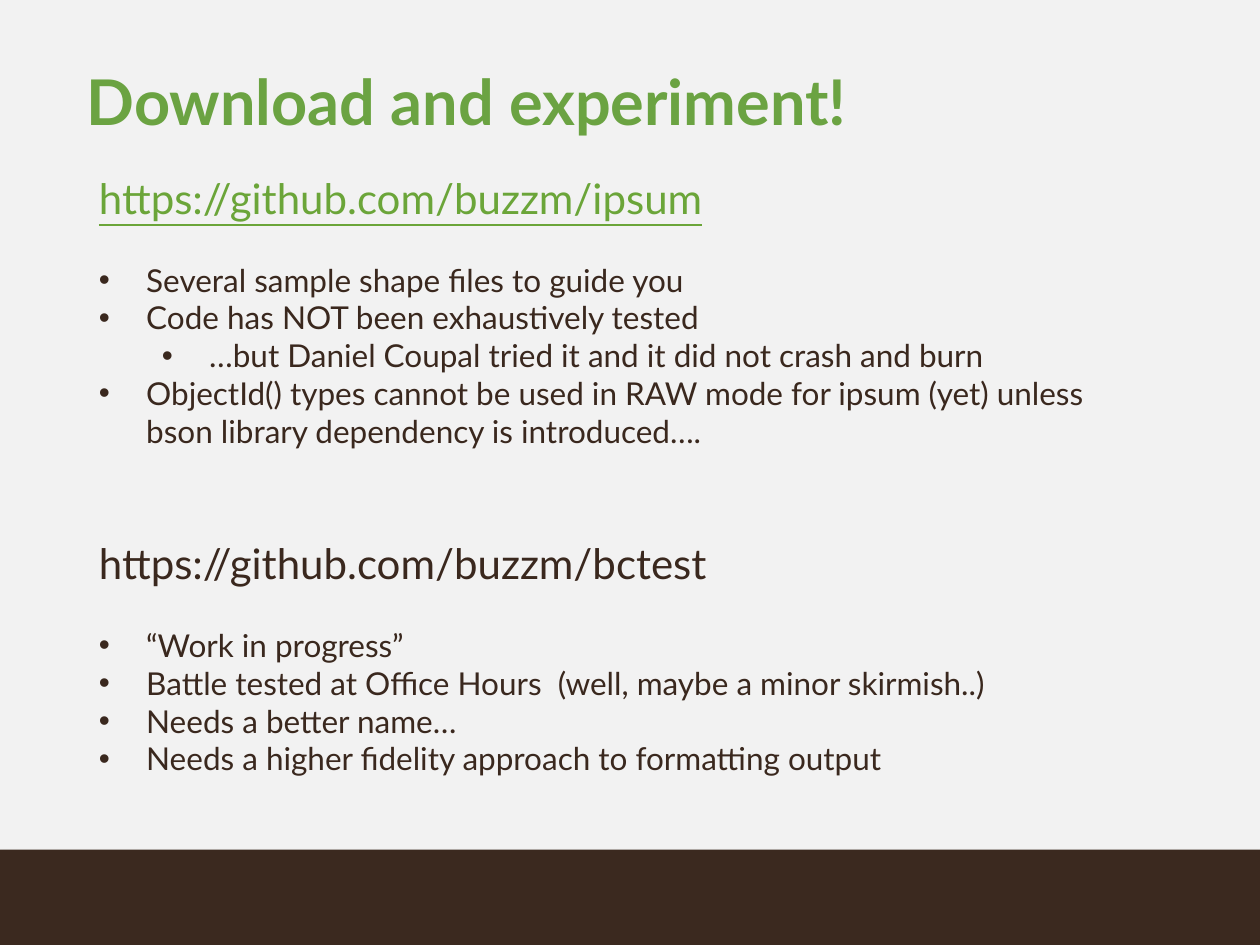
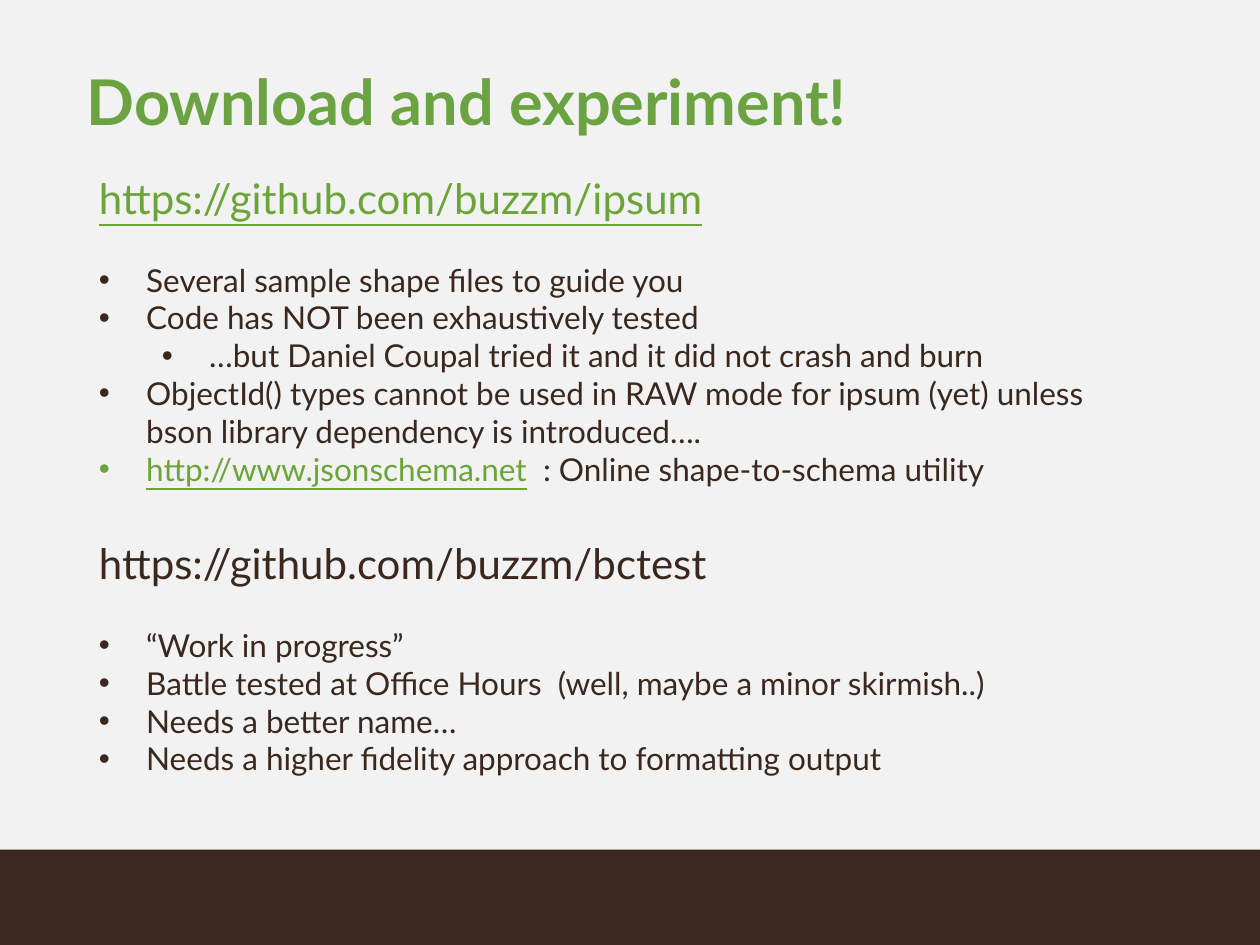
Before and after one commit to buzzm/ipsum, a slide deck: slide 18 of ipsum.pptx. Drawn at 1260x945 pixels with LibreOffice and Linux fonts; fonts in the diff are those of the drawing; background and template pictures are left out. Boxes give left, top, right and bottom in pixels: in the first picture for what was removed or moved away, otherwise in the second. Text is boxed around its words. In the diff, an @@ line names an element or a change of style, - is before the commit and + after.

Commit message:
Add ref to jsonschema.net

```diff
--- a/ipsum.pptx
+++ b/ipsum.pptx
@@ text at [146, 458, 984, 487]: paragraph added @@
+• http://www.jsonschema.net : Online shape-to-schema utility
```
Also in this commit, not shown: 1 other slide changed.
